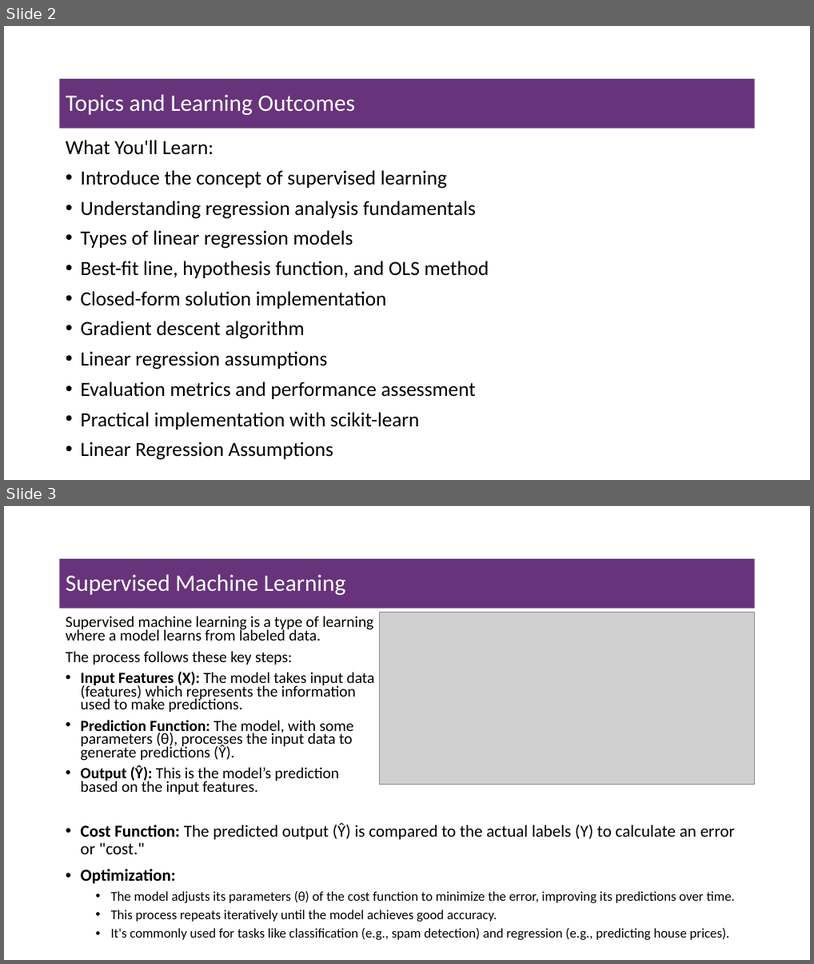
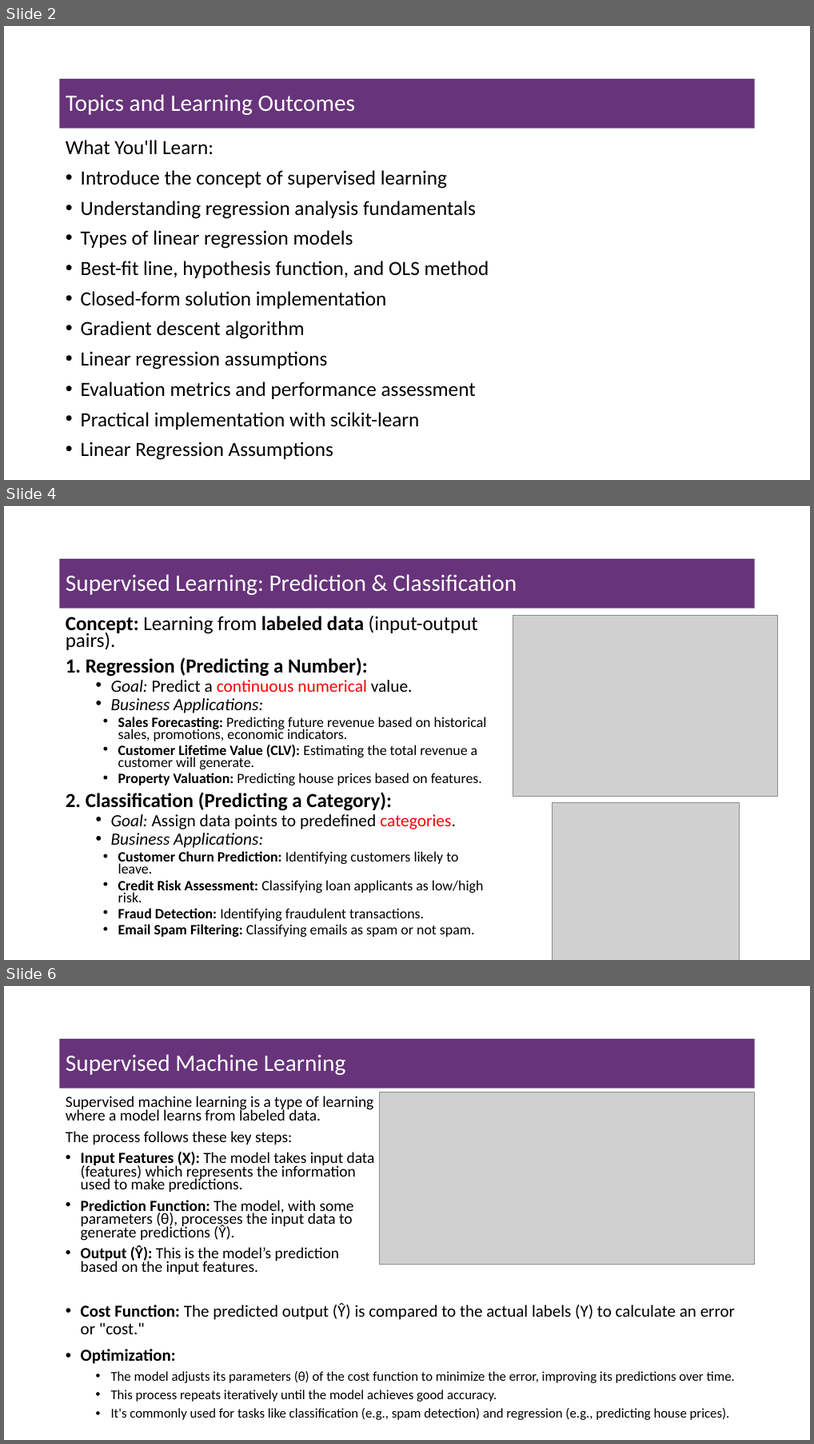
Before and after one commit to msfasha/307304-Data-Mining, a slide deck: 20243/Part 2-Regression/simple linear regression slides.pptx. Shown one above the other, each under a label of ours: slides 2 and 3 before the commit, slides 2, 4 and 6 after it; the slides between them are not shown. The pictures are 814x964 and 814x1444 pixels, drawn with LibreOffice and Linux fonts; fonts in the diff are those of the drawing; grey boxes stand for pictures; background and template pictures are left out. Boxes give left, top, right and bottom in pixels: in the first picture for what was removed or moved away, otherwise in the second. Text is boxed around its words. In the diff, an @@ line names an element or a change of style, - is before the commit and + after.

Commit message:
enhance regression slides

```diff
--- a/20243/Part 2-Regression/simple linear regression slides.pptx
+++ b/20243/Part 2-Regression/simple linear regression slides.pptx
@@ slide 4 added at (4,506,810,960), background #FFFFFF @@
@@ title added at (60,559,755,608), fill #67337A, 28 pt, text #FFFFFF @@
+Supervised Learning: Prediction & Classification
@@ text added at (66,616,487,936), 17 pt, text #000000 @@
+Concept: Learning from labeled data (input-output pairs).
+1. Regression (Predicting a Number):
+  • Goal: Predict a continuous numerical value.
+  • Business Applications:
+    • Sales Forecasting: Predicting future revenue based on historical sales, promotions, economic indicators.
+    • Customer Lifetime Value (CLV): Estimating the total revenue a customer will generate.
+    • Property Valuation: Predicting house prices based on features.
+2. Classification (Predicting a Category):
+  • Goal: Assign data points to predefined categories.
+  • Business Applications:
+    • Customer Churn Prediction: Identifying customers likely to leave.
+    • Credit Risk Assessment: Classifying loan applicants as low/high risk.
+    • Fraud Detection: Identifying fraudulent transactions.
+    • Email Spam Filtering: Classifying emails as spam or not spam.
@@ picture added at (514,615,778,796) @@
@@ picture added at (553,803,740,960) @@
@@ what was slide 3 is now slide 6 @@
```
Also in this commit, not shown: 2 other slides added, 2 other files.
